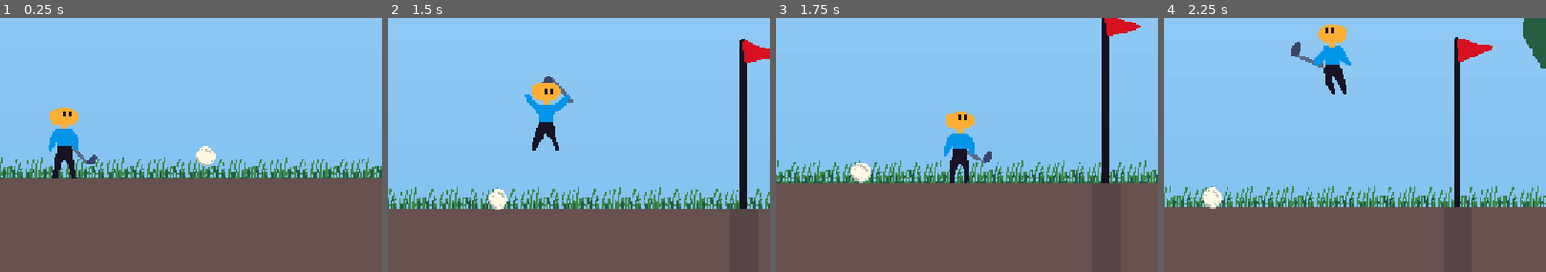
Above: before the commit, frames 1-4 (left to right).
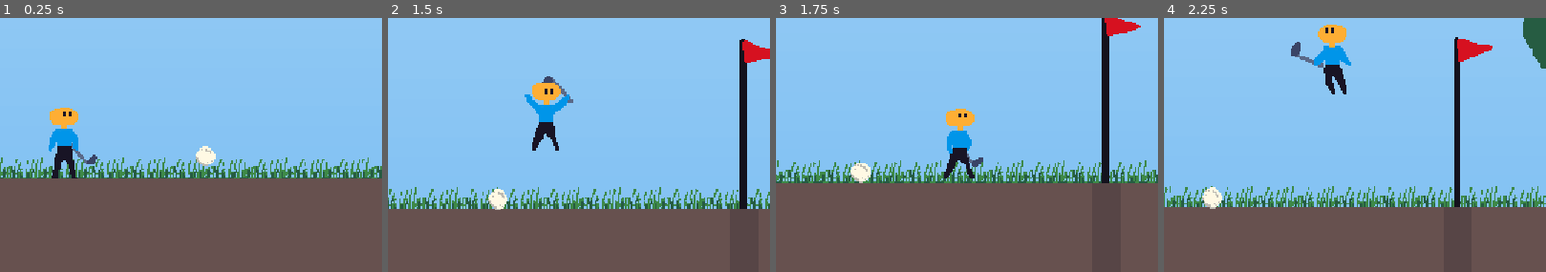
Above: after the commit, the same moments.

Repository: martindzejky/down-golf
Game: Godot game, scene res://main.tscn
The game is run twice, just before and just after one commit, with the same random seed, the same clock (stepped at 60 frames per second) and the same inputs.
Inputs:
- Up to frame 1 (0.25 s): no input
- Up to frame 2 (1.5 s): hold Space (shoot) 0.53-1.28 s; hold Right (move_right) from 0.53 s (still down); tap Up (jump) at 0.77, 0.8, 1.07, 1.35 s
- Up to frame 3 (1.75 s): keep holding Right (move_right); tap Up (jump) at 1.52 s; tap Space (shoot) at 1.55 s
- Up to frame 4 (2.25 s): tap Up (jump) at 1.82 s; release Right (move_right) at 2.03 s; hold Left (move_left) from 2.03 s (still down); hold Space (shoot) from 2.03 s (still down)
The pictures show only the part of the screen within x 35-85%, y 22-71%; the shares and areas given below are measured in that part.

Frames 1-2 are identical in both runs. In frame 3, 0.9% of the frame differs, in the area x 44-57%, y 35-66%; in frame 4, nothing differs.

Commit message:
sound effects!

Diff:
--- /dev/null
+++ b/default_bus_layout.tres
@@ -0,0 +1,15 @@
+[gd_resource type="AudioBusLayout" format=3 uid="uid://bywbw3pw5fkco"]
+
+[resource]
+bus/1/name = &"player sounds"
+bus/1/solo = false
+bus/1/mute = false
+bus/1/bypass_fx = false
+bus/1/volume_db = 0.0
+bus/1/send = &"Master"
+bus/2/name = &"ball sounds"
+bus/2/solo = false
+bus/2/mute = false
+bus/2/bypass_fx = false
+bus/2/volume_db = 0.0
+bus/2/send = &"Master"
--- a/objects/ball.gd
+++ b/objects/ball.gd
@@ -2,6 +2,7 @@
 
 
 @export var particles: GPUParticles2D
+@export var hit_sound: AudioStreamPlayer2D
 
 var last_velocity: Vector2 = Vector2.ZERO
 
@@ -11,3 +12,6 @@
 func _on_body_entered(body: Node) -> void:
   if last_velocity.length() > 120:
     particles.emitting = true
+  if last_velocity.length() > 80:
+    hit_sound.volume_db = lerp(-6, 0, clamp((last_velocity.length() - 80) / (160 - 80), 0, 1))
+    hit_sound.play()
--- a/objects/ball.tscn
+++ b/objects/ball.tscn
@@ -1,8 +1,11 @@
-[gd_scene load_steps=7 format=3 uid="uid://d1nyk4c13ej5n"]
+[gd_scene load_steps=11 format=3 uid="uid://d1nyk4c13ej5n"]
 
 [ext_resource type="Script" uid="uid://cwb2sr1saji8k" path="res://objects/ball.gd" id="1_3d6a7"]
 [ext_resource type="Texture2D" uid="uid://c8ys5sxco7mdi" path="res://sprites/ball.png" id="1_ball"]
 [ext_resource type="Texture2D" uid="uid://d0x7g52k5y781" path="res://sprites/bum.png" id="2_n16w4"]
+[ext_resource type="AudioStream" uid="uid://yf72x0umb8yx" path="res://sounds/hit1.wav" id="4_tlu46"]
+[ext_resource type="AudioStream" uid="uid://p4a5uti03f2q" path="res://sounds/hit2.wav" id="5_75cf2"]
+[ext_resource type="AudioStream" uid="uid://bqpkbq16ujadw" path="res://sounds/hit3.wav" id="6_b6iv5"]
 
 [sub_resource type="PhysicsMaterial" id="PhysicsMaterial_ct1s3"]
 bounce = 0.3
@@ -21,7 +24,14 @@
 scale_min = 0.8
 scale_max = 1.1
 
-[node name="ball" type="RigidBody2D" node_paths=PackedStringArray("particles") groups=["ball"]]
+[sub_resource type="AudioStreamRandomizer" id="AudioStreamRandomizer_3d6a7"]
+random_pitch = 1.2
+streams_count = 3
+stream_0/stream = ExtResource("4_tlu46")
+stream_1/stream = ExtResource("5_75cf2")
+stream_2/stream = ExtResource("6_b6iv5")
+
+[node name="ball" type="RigidBody2D" node_paths=PackedStringArray("particles", "hit_sound") groups=["ball"]]
 z_index = 10
 collision_layer = 4
 collision_mask = 9
@@ -33,6 +43,7 @@
 max_contacts_reported = 3
 script = ExtResource("1_3d6a7")
 particles = NodePath("bum-particles")
+hit_sound = NodePath("hit")
 
 [node name="sprite" type="Sprite2D" parent="."]
 texture_filter = 1
@@ -51,4 +62,8 @@
 explosiveness = 1.0
 process_material = SubResource("ParticleProcessMaterial_n16w4")
 
+[node name="hit" type="AudioStreamPlayer2D" parent="."]
+stream = SubResource("AudioStreamRandomizer_3d6a7")
+bus = &"ball sounds"
+
 [connection signal="body_entered" from="." to="." method="_on_body_entered"]
--- a/objects/player.gd
+++ b/objects/player.gd
@@ -19,6 +19,7 @@
 
 var current_state = State.MOVING
 var shoot_power = 0.0
+var was_in_air = false
 
 @export var flip_node: Node2D
 @export var animation: AnimationPlayer
@@ -26,6 +27,13 @@
 @export var shoot_strength_bar: ProgressBar
 @export var pow: Sprite2D
 @export var shoot_area_shape: CollisionShape2D
+
+@export var swing_hit_sound: AudioStreamPlayer
+@export var swing_small_sound: AudioStreamPlayer
+@export var swing_large_sound: AudioStreamPlayer
+@export var jump_sound: AudioStreamPlayer
+@export var land_sound: AudioStreamPlayer
+@export var ready_to_shoot_sound: AudioStreamPlayer
 
 func _physics_process(delta):
   process_state_machine(delta)
@@ -49,6 +57,7 @@
   # Handle jump
   if Input.is_action_just_pressed('jump') and is_on_floor():
     velocity.y = JUMP_VELOCITY
+    jump_sound.play()
 
   # Get the input direction and handle the movement/deceleration
   var direction = Input.get_axis('move_left', 'move_right')
@@ -63,10 +72,15 @@
 
   # Update animation
   if not is_on_floor():
+    was_in_air = true
     if velocity.y < 0:
       animation.play('jump')
     else:
       animation.play('falling')
+  elif was_in_air:
+    was_in_air = false
+    land_sound.play()
+    animation.play('idle')
   elif abs(velocity.x) > 0.1:
     animation.play('run')
   else:
@@ -75,6 +89,7 @@
   # Check for state transition
   if Input.is_action_just_pressed('shoot') and is_on_floor():
     current_state = State.READY_TO_SHOOT
+    ready_to_shoot_sound.play()
 
 func process_ready_to_shoot_state(delta):
   # Stop all movement
@@ -88,6 +103,7 @@
   if Input.is_action_just_pressed('shoot'):
     current_state = State.CHARGING
     shoot_power = 0.0
+    swing_small_sound.play()
   # Go back to moving if any movement input is pressed
   elif Input.is_action_pressed('move_left') or Input.is_action_pressed('move_right') or Input.is_action_pressed('jump'):
     current_state = State.MOVING
@@ -110,6 +126,7 @@
   # Check for state transitions
   if not Input.is_action_pressed('shoot'):
     if shoot_power >= MIN_SHOOT_POWER:
+      swing_large_sound.play()
       current_state = State.SHOOTING
       shoot_strength_bar.visible = false
       animation.play('shooting')
@@ -141,6 +158,7 @@
 
     animation.pause()
     pow.visible = true
+    swing_hit_sound.play()
     await get_tree().create_timer(0.2).timeout
     animation.play()
     pow.visible = false
--- a/objects/player.tscn
+++ b/objects/player.tscn
@@ -1,8 +1,15 @@
-[gd_scene load_steps=15 format=3 uid="uid://r3wp4bjkcas0"]
+[gd_scene load_steps=28 format=3 uid="uid://r3wp4bjkcas0"]
 
 [ext_resource type="Texture2D" uid="uid://co3au8m4vt65v" path="res://sprites/player.png" id="1_eqqp1"]
 [ext_resource type="Script" uid="uid://qpxfwcicddny" path="res://objects/player.gd" id="1_ykyjo"]
 [ext_resource type="Texture2D" uid="uid://0vmh4wy05uds" path="res://sprites/pow.png" id="3_uxov2"]
+[ext_resource type="AudioStream" uid="uid://cyq4wrvb4jhbk" path="res://sounds/swing-hit.wav" id="4_nmc1l"]
+[ext_resource type="AudioStream" uid="uid://dsvarkup3f2rh" path="res://sounds/swing-small.wav" id="5_3rerk"]
+[ext_resource type="AudioStream" uid="uid://cp6mamy0pqr4n" path="res://sounds/swing-large.wav" id="5_f46kd"]
+[ext_resource type="AudioStream" uid="uid://done40cyqrmk5" path="res://sounds/jump.wav" id="7_i825w"]
+[ext_resource type="AudioStream" uid="uid://ocojvc1lyats" path="res://sounds/land.wav" id="8_3rfka"]
+[ext_resource type="AudioStream" uid="uid://bb1stw5hptpg2" path="res://sounds/step.wav" id="9_4vq5b"]
+[ext_resource type="AudioStream" uid="uid://bi8pmssmrfola" path="res://sounds/ready.wav" id="9_i8sra"]
 
 [sub_resource type="RectangleShape2D" id="RectangleShape2D_ykyjo"]
 size = Vector2(36, 20)
@@ -143,6 +150,23 @@
 "transitions": PackedFloat32Array(1, 1, 1, 1),
 "update": 1,
 "values": [10, 11, 12, 13]
+}
+tracks/1/type = "method"
+tracks/1/imported = false
+tracks/1/enabled = true
+tracks/1/path = NodePath("step")
+tracks/1/interp = 1
+tracks/1/loop_wrap = true
+tracks/1/keys = {
+"times": PackedFloat32Array(0.125, 0.375),
+"transitions": PackedFloat32Array(1, 1),
+"values": [{
+"args": [0.0],
+"method": &"play"
+}, {
+"args": [0.0],
+"method": &"play"
+}]
 }
 
 [sub_resource type="Animation" id="Animation_shooting"]
@@ -186,7 +210,37 @@
 &"shooting": SubResource("Animation_shooting")
 }
 
-[node name="player" type="CharacterBody2D" node_paths=PackedStringArray("flip_node", "animation", "sprite", "shoot_strength_bar", "pow", "shoot_area_shape") groups=["player"]]
+[sub_resource type="AudioStreamRandomizer" id="AudioStreamRandomizer_3rerk"]
+random_pitch = 1.1
+streams_count = 1
+stream_0/stream = ExtResource("4_nmc1l")
+
+[sub_resource type="AudioStreamRandomizer" id="AudioStreamRandomizer_f46kd"]
+random_pitch = 1.3
+streams_count = 1
+stream_0/stream = ExtResource("5_3rerk")
+
+[sub_resource type="AudioStreamRandomizer" id="AudioStreamRandomizer_nmc1l"]
+random_pitch = 1.3
+streams_count = 1
+stream_0/stream = ExtResource("5_f46kd")
+
+[sub_resource type="AudioStreamRandomizer" id="AudioStreamRandomizer_3rfka"]
+random_pitch = 1.1
+streams_count = 1
+stream_0/stream = ExtResource("7_i825w")
+
+[sub_resource type="AudioStreamRandomizer" id="AudioStreamRandomizer_i8sra"]
+random_pitch = 1.1
+streams_count = 1
+stream_0/stream = ExtResource("8_3rfka")
+
+[sub_resource type="AudioStreamRandomizer" id="AudioStreamRandomizer_4vq5b"]
+random_pitch = 1.3
+streams_count = 1
+stream_0/stream = ExtResource("9_4vq5b")
+
+[node name="player" type="CharacterBody2D" node_paths=PackedStringArray("flip_node", "animation", "sprite", "shoot_strength_bar", "pow", "shoot_area_shape", "swing_hit_sound", "swing_small_sound", "swing_large_sound", "jump_sound", "land_sound", "ready_to_shoot_sound") groups=["player"]]
 collision_layer = 2
 collision_mask = 9
 script = ExtResource("1_ykyjo")
@@ -196,6 +250,12 @@
 shoot_strength_bar = NodePath("shoot-strength")
 pow = NodePath("pow")
 shoot_area_shape = NodePath("flip/shoot-area/shape")
+swing_hit_sound = NodePath("swing-hit")
+swing_small_sound = NodePath("swing-small")
+swing_large_sound = NodePath("swing-large")
+jump_sound = NodePath("jump")
+land_sound = NodePath("land")
+ready_to_shoot_sound = NodePath("ready")
 
 [node name="flip" type="Node2D" parent="."]
 
@@ -244,5 +304,33 @@
 z_index = 100
 texture = ExtResource("3_uxov2")
 
+[node name="swing-hit" type="AudioStreamPlayer" parent="."]
+stream = SubResource("AudioStreamRandomizer_3rerk")
+bus = &"player sounds"
+
+[node name="swing-small" type="AudioStreamPlayer" parent="."]
+stream = SubResource("AudioStreamRandomizer_f46kd")
+bus = &"player sounds"
+
+[node name="swing-large" type="AudioStreamPlayer" parent="."]
+stream = SubResource("AudioStreamRandomizer_nmc1l")
+bus = &"player sounds"
+
+[node name="jump" type="AudioStreamPlayer" parent="."]
+stream = SubResource("AudioStreamRandomizer_3rfka")
+bus = &"player sounds"
+
+[node name="land" type="AudioStreamPlayer" parent="."]
+stream = SubResource("AudioStreamRandomizer_i8sra")
+bus = &"player sounds"
+
+[node name="step" type="AudioStreamPlayer" parent="."]
+stream = SubResource("AudioStreamRandomizer_4vq5b")
+bus = &"player sounds"
+
+[node name="ready" type="AudioStreamPlayer" parent="."]
+stream = ExtResource("9_i8sra")
+bus = &"player sounds"
+
 [connection signal="body_entered" from="flip/shoot-area" to="." method="_on_shootarea_body_entered"]
 [connection signal="animation_finished" from="animation" to="." method="_on_animation_animation_finished"]
Not shown, added: sounds/hit1.wav.import
Not shown, added: sounds/hit2.wav.import
Not shown, added: sounds/hit3.wav.import
Not shown, added: sounds/jump.wav.import
Not shown, added: sounds/land.wav.import
Not shown, added: sounds/ready.wav.import
Not shown, added: sounds/step.wav.import
Not shown, added: sounds/swing-hit.wav.import
Not shown, added: sounds/swing-large.wav.import
Not shown, added: sounds/swing-small.wav.import
Not shown, added: sounds/hit1.wav
Not shown, added: sounds/hit2.wav
(and 8 more such lines)
